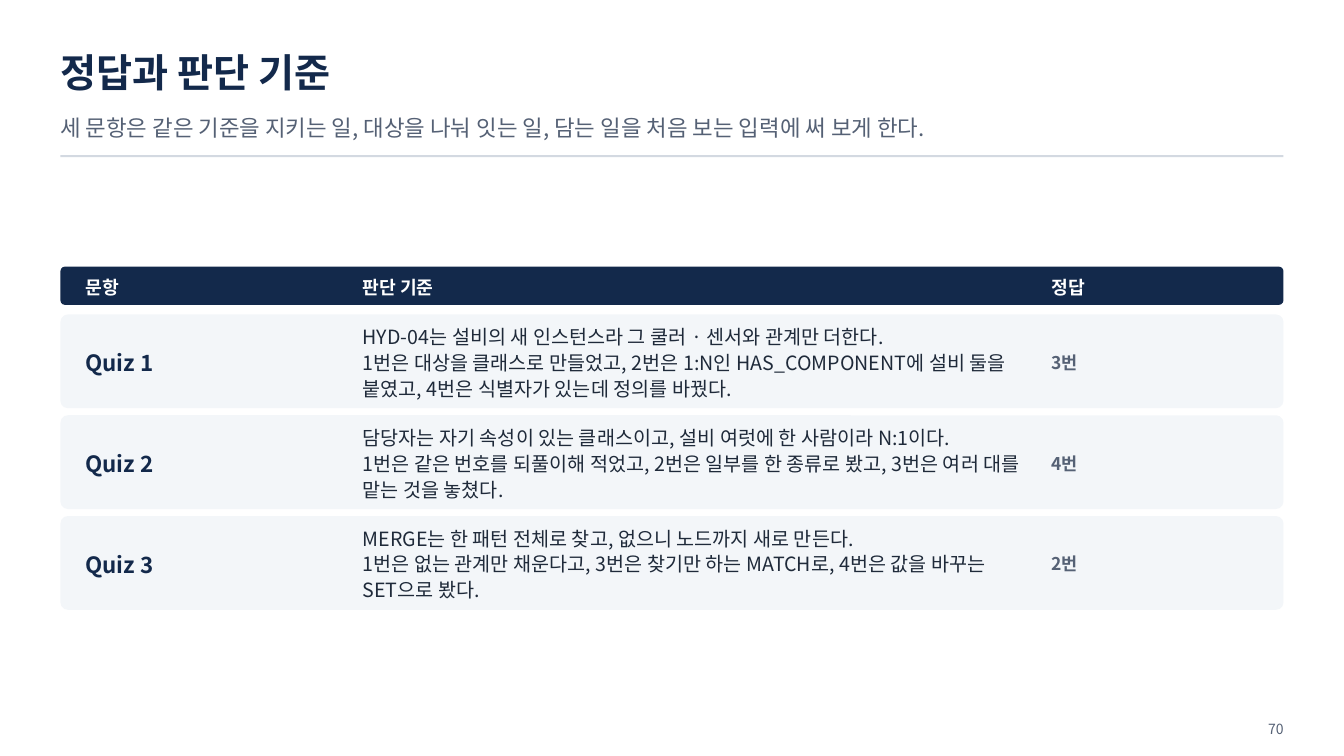
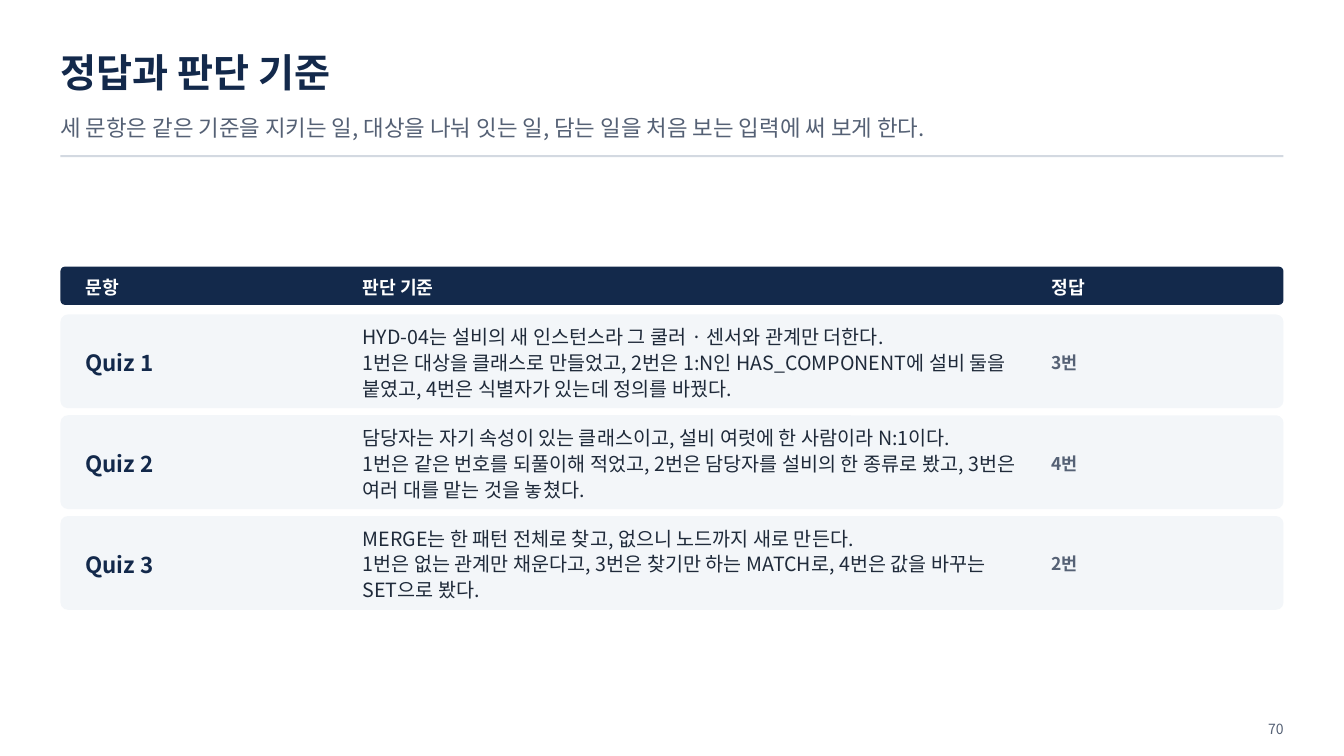
Before and after one commit to uengine-oss/hyd-iot-edu, a slide deck: slide 70 of workspace/강의제작/산출물/통합반/이론/02회차/통합반_02일차.pptx. Drawn at 1344x756 pixels with LibreOffice and Linux fonts; fonts in the diff are those of the drawing. Boxes give left, top, right and bottom in pixels: in the first picture for what was removed or moved away, otherwise in the second. Text is boxed around its words. In the diff, an @@ line names an element or a change of style, - is before the commit and + after.

```diff
--- a/workspace/강의제작/산출물/통합반/이론/02회차/통합반_02일차.pptx
+++ b/workspace/강의제작/산출물/통합반/이론/02회차/통합반_02일차.pptx
@@ text at <box>363,454,1015,499</box>: text changed @@
-1번은 같은 번호를 되풀이해 적었고, 2번은 일부를 한 종류로 봤고, 3번은 여러 대를 맡는 것을 놓쳤다.
+1번은 같은 번호를 되풀이해 적었고, 2번은 담당자를 설비의 한 종류로 봤고, 3번은 여러 대를 맡는 것을 놓쳤다.
```
Also in this commit, not shown: 26 other slides changed, 23 other files.
